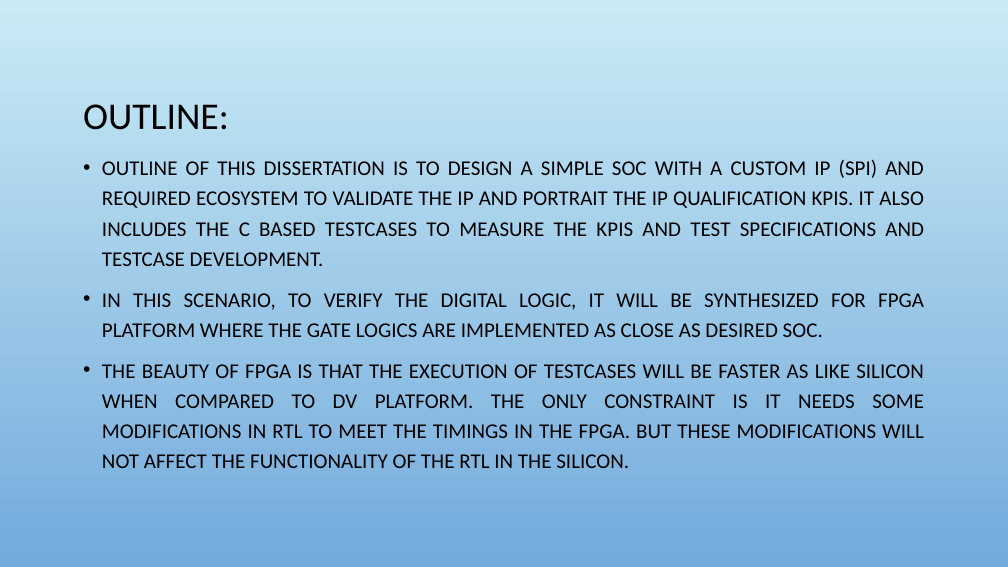
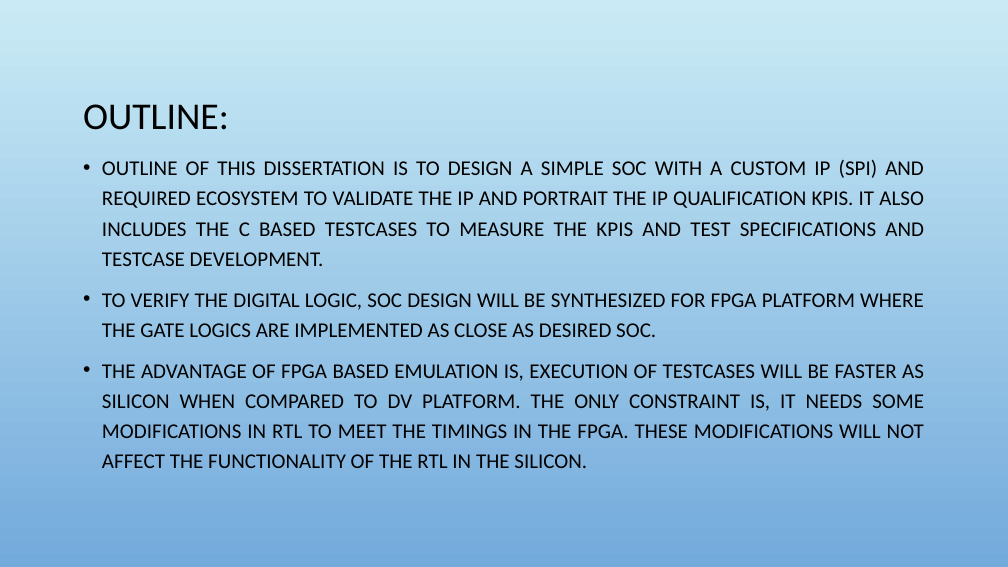
Before and after one commit to Selva1110/MELZG628T_2022HT80170, a slide deck: slide 2 of Report_docs/2022HT80170_ppt.pptx. Drawn at 1008x567 pixels with LibreOffice and Linux fonts; fonts in the diff are those of the drawing; background and template pictures are left out. Boxes give left, top, right and bottom in pixels: in the first picture for what was removed or moved away, otherwise in the second. Text is boxed around its words. In the diff, an @@ line names an element or a change of style, - is before the commit and + after.

Commit message:
Updated the PPT

```diff
--- a/Report_docs/2022HT80170_ppt.pptx
+++ b/Report_docs/2022HT80170_ppt.pptx
@@ text at box(102, 293, 924, 468): text changed @@
-• IN THIS SCENARIO, TO VERIFY THE DIGITAL LOGIC, IT WILL BE SYNTHESIZED FOR FPGA PLATFORM WHERE THE GATE LOGICS ARE IMPLEMENTED AS CLOSE AS DESIRED SOC.
-• THE BEAUTY OF FPGA IS THAT THE EXECUTION OF TESTCASES WILL BE FASTER AS LIKE SILICON WHEN COMPARED TO DV PLATFORM. THE ONLY CONSTRAINT IS IT NEEDS SOME MODIFICATIONS IN RTL TO MEET THE TIMINGS IN THE FPGA. BUT THESE MODIFICATIONS WILL NOT AFFECT THE FUNCTIONALITY OF THE RTL IN THE SILICON.
+• TO VERIFY THE DIGITAL LOGIC, SOC DESIGN WILL BE SYNTHESIZED FOR FPGA PLATFORM WHERE THE GATE LOGICS ARE IMPLEMENTED AS CLOSE AS DESIRED SOC.
+• THE ADVANTAGE OF FPGA BASED EMULATION IS, EXECUTION OF TESTCASES WILL BE FASTER AS SILICON WHEN COMPARED TO DV PLATFORM. THE ONLY CONSTRAINT IS, IT NEEDS SOME MODIFICATIONS IN RTL TO MEET THE TIMINGS IN THE FPGA. THESE MODIFICATIONS WILL NOT AFFECT THE FUNCTIONALITY OF THE RTL IN THE SILICON.
```
Also in this commit, not shown: 2 other slides changed, 1 other file.
